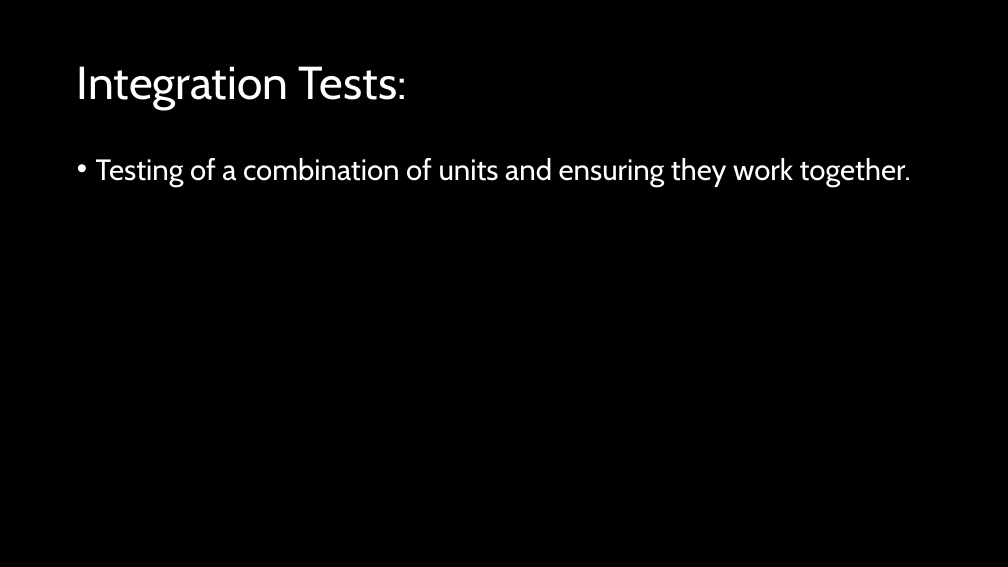
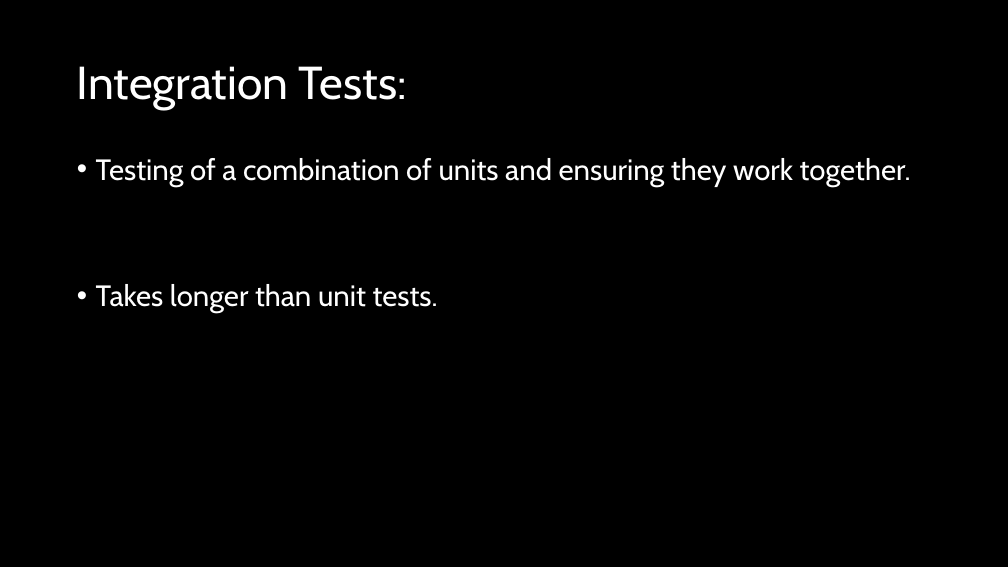
Before and after one commit to natiquekeyin/fall2024, a slide deck: slide 11 of JavaScript/Week12/Week12.pptx. Drawn at 1008x567 pixels with LibreOffice and Linux fonts; fonts in the diff are those of the drawing. Boxes give left, top, right and bottom in pixels: in the first picture for what was removed or moved away, otherwise in the second. Text is boxed around its words. In the diff, an @@ line names an element or a change of style, - is before the commit and + after.

```diff
--- a/JavaScript/Week12/Week12.pptx
+++ b/JavaScript/Week12/Week12.pptx
@@ text at bbox=[96, 284, 438, 314]: paragraph added @@
+• Takes longer than unit tests.
```
Also in this commit, not shown: 3 other slides changed, 2 other files.
